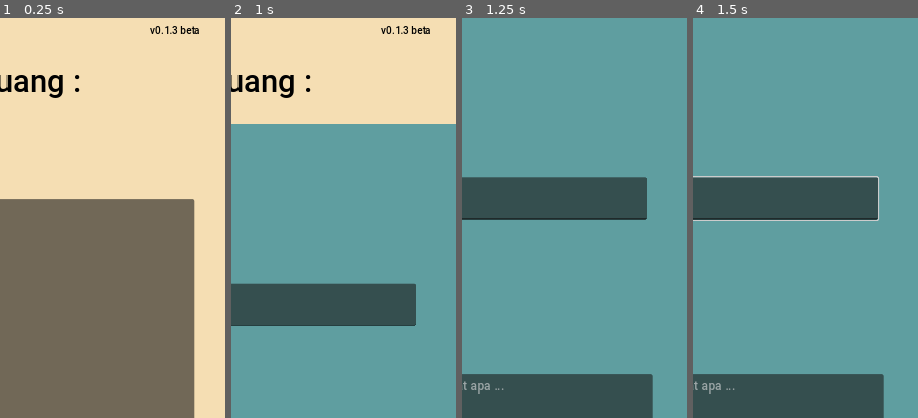
Above: before the commit, frames 1-4 (left to right).
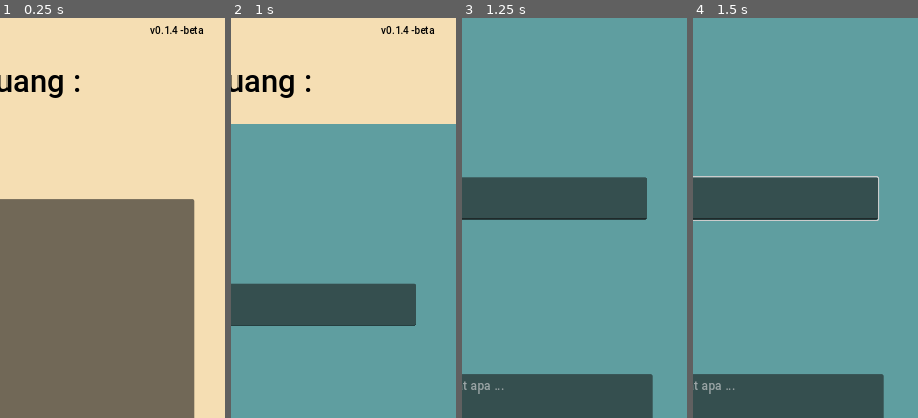
Above: after the commit, the same moments.

Repository: Ghofar05/catatan_keuangan_sederhana
Game: Godot game, scene res://main.tscn
Same seed, same stepped clock (60 frames per second), same inputs: the game is played once before the commit and once after it.
Inputs (mouse positions are % of the whole screen's width and height, from its top left):
- Up to frame 1 (0.25 s): no input
- Up to frame 2 (1 s): click "+" at 0.5 s
- Up to frame 3 (1.25 s): no input
- Up to frame 4 (1.5 s): click (49, 23) at 1.27 s; type "12" at 1.35 s
The pictures show only the part of the screen within x 50-100%, y 0-50%; the shares and areas given below are measured in that part.

The runs differ from the first frame. In frame 1, 0.2% of the frame differs, in the area x 76-91%, y 2-4%; in frame 2, 0.2%; in frame 3, nothing differs; in frame 4, nothing differs.

Commit message:
bugs fix

Diff:
--- a/Global.gd
+++ b/Global.gd
@@ -1,7 +1,7 @@
 extends Node
 
 
-@onready var appVersion = "v0.1.3 beta"
+@onready var appVersion = "v0.1.4 -beta"
 @onready var saveDataAvailable = true
 @onready var styleSelected = "classic"
 
--- a/main.tscn
+++ b/main.tscn
@@ -1,10 +1,13 @@
-[gd_scene load_steps=11 format=3 uid="uid://1u3b0m4u7ejh"]
+[gd_scene load_steps=14 format=3 uid="uid://1u3b0m4u7ejh"]
 
 [ext_resource type="Script" path="res://main.gd" id="1_uhpib"]
 [ext_resource type="FontFile" uid="uid://c0hmphsp2eiw8" path="res://Roboto-Medium.ttf" id="2_mxmia"]
 [ext_resource type="Script" path="res://saveloader.gd" id="2_w6yn3"]
 [ext_resource type="Script" path="res://style.gd" id="3_0ts0n"]
 [ext_resource type="Script" path="res://option.gd" id="4_fnqx4"]
+
+[sub_resource type="Theme" id="Theme_yrxh6"]
+default_font_size = 30
 
 [sub_resource type="Animation" id="Animation_3nje4"]
 length = 0.001
@@ -86,6 +89,12 @@
 "open": SubResource("Animation_alkr6")
 }
 
+[sub_resource type="Theme" id="Theme_4ewyh"]
+default_font_size = 30
+
+[sub_resource type="Theme" id="Theme_eww7t"]
+default_font_size = 30
+
 [node name="Node2D" type="Node2D"]
 script = ExtResource("1_uhpib")
 
@@ -219,6 +228,7 @@
 theme_override_font_sizes/font_size = 20
 
 [node name="ui3" type="Control" parent="."]
+visible = false
 layout_mode = 3
 anchors_preset = 0
 offset_top = 1280.0
@@ -292,7 +302,7 @@
 offset_top = 405.0
 offset_right = 224.0
 offset_bottom = 448.0
-theme_override_font_sizes/font_size = 30
+theme = SubResource("Theme_yrxh6")
 item_count = 2
 popup/item_0/text = "masuk"
 popup/item_1/text = "keluar"
@@ -548,10 +558,11 @@
 
 [node name="OptionButton" type="OptionButton" parent="setting"]
 layout_mode = 0
-offset_left = 263.0
-offset_top = 214.0
-offset_right = 524.0
-offset_bottom = 260.0
+offset_left = 272.0
+offset_top = 208.0
+offset_right = 533.0
+offset_bottom = 254.0
+theme = SubResource("Theme_4ewyh")
 alignment = 1
 item_count = 3
 popup/item_0/text = "CLASSIC"
@@ -563,10 +574,11 @@
 
 [node name="OptionButton2" type="OptionButton" parent="setting"]
 layout_mode = 0
-offset_left = 432.0
-offset_top = 575.0
-offset_right = 580.0
-offset_bottom = 618.0
+offset_left = 416.0
+offset_top = 792.0
+offset_right = 564.0
+offset_bottom = 836.0
+theme = SubResource("Theme_eww7t")
 alignment = 1
 item_count = 3
 popup/item_0/text = "1"
@@ -586,45 +598,45 @@
 
 [node name="Label2" type="Label" parent="setting"]
 layout_mode = 0
-offset_left = 72.0
-offset_top = 660.0
-offset_right = 382.0
-offset_bottom = 729.0
+offset_left = 61.0
+offset_top = 656.0
+offset_right = 386.0
+offset_bottom = 725.0
 theme_override_font_sizes/font_size = 50
 text = "HAPUS DATA :"
 
 [node name="Label3" type="Label" parent="setting"]
 layout_mode = 0
-offset_left = 75.0
-offset_top = 571.0
-offset_right = 406.0
-offset_bottom = 613.0
+offset_left = 64.0
+offset_top = 800.0
+offset_right = 395.0
+offset_bottom = 842.0
 theme_override_font_sizes/font_size = 30
 text = "BERAPA JUMLAH 1+1 = "
 
 [node name="Label4" type="Label" parent="setting"]
 layout_mode = 0
-offset_left = 78.0
-offset_top = 733.0
-offset_right = 428.0
-offset_bottom = 792.0
+offset_left = 64.0
+offset_top = 912.0
+offset_right = 414.0
+offset_bottom = 971.0
 theme_override_colors/font_color = Color(1, 0.0909423, 0.0594644, 1)
 theme_override_font_sizes/font_size = 20
 
 [node name="savesetting" type="Button" parent="setting"]
 layout_mode = 0
-offset_left = 80.0
-offset_top = 321.0
-offset_right = 200.0
-offset_bottom = 360.0
+offset_left = 72.0
+offset_top = 320.0
+offset_right = 216.0
+offset_bottom = 384.0
 text = "SAVE STYLE"
 
 [node name="hapusdata" type="Button" parent="setting"]
 layout_mode = 0
-offset_left = 433.0
-offset_top = 679.0
-offset_right = 654.0
-offset_bottom = 723.0
+offset_left = 64.0
+offset_top = 720.0
+offset_right = 285.0
+offset_bottom = 764.0
 disabled = true
 text = "HAPUS SEMUA DATA"
 
@@ -669,7 +681,7 @@
 anchor_right = 0.5
 anchor_bottom = 0.5
 offset_left = -336.0
-offset_top = -605.0
+offset_top = -552.0
 offset_right = 336.0
 offset_bottom = 399.0
 grow_horizontal = 2
--- a/project.godot
+++ b/project.godot
@@ -11,7 +11,7 @@
 [application]
 
 config/name="catat uang"
-config/version="v0.1.3 -beta"
+config/version="v0.1.4 -beta"
 run/main_scene="res://main.tscn"
 config/features=PackedStringArray("4.3", "GL Compatibility")
 boot_splash/bg_color=Color(0.988235, 0.972549, 0.890196, 1)
Not shown, changed: export_presets.cfg
